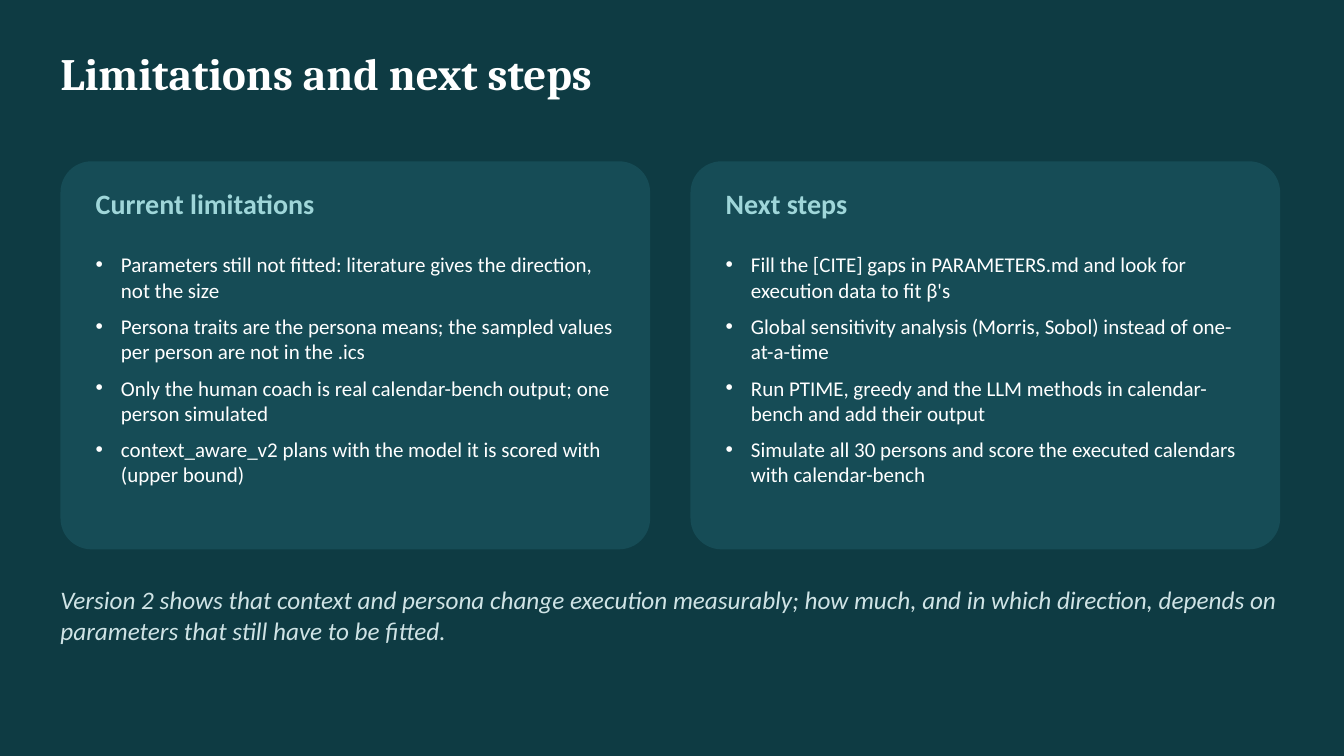
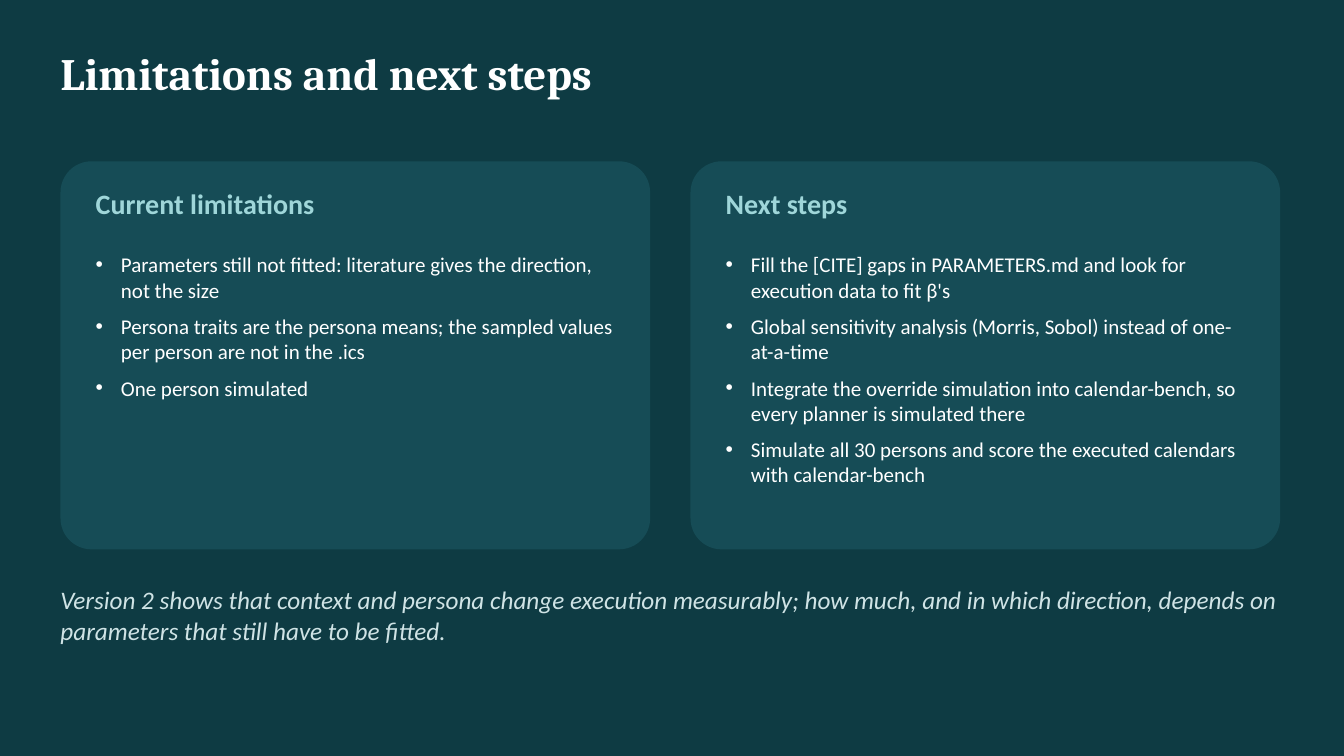
Before and after one commit to GijsvanBerloIndustrialEngineer/BEP-schedule-override-simulation, a slide deck: slide 10 of docs/Plan_vs_Executed_v2.pptx (slide 12 before the commit). Drawn at 1344x756 pixels with LibreOffice and Linux fonts; fonts in the diff are those of the drawing. Boxes give left, top, right and bottom in pixels: in the first picture for what was removed or moved away, otherwise in the second. Text is boxed around its words. In the diff, an @@ line names an element or a change of style, - is before the commit and + after.

```diff
--- a/docs/Plan_vs_Executed_v2.pptx
+++ b/docs/Plan_vs_Executed_v2.pptx
@@ text at [121, 381, 308, 400]: text changed @@
-• Only the human coach is real calendar-bench output; one person simulated
-• context_aware_v2 plans with the model it is scored with (upper bound)
+• One person simulated
@@ text at [751, 381, 1235, 425]: text changed @@
-• Run PTIME, greedy and the LLM methods in calendar-bench and add their output
+• Integrate the override simulation into calendar-bench, so every planner is simulated there
```
Also in this commit, not shown: 1 other slide changed, 2 slides removed, 3 other files.
